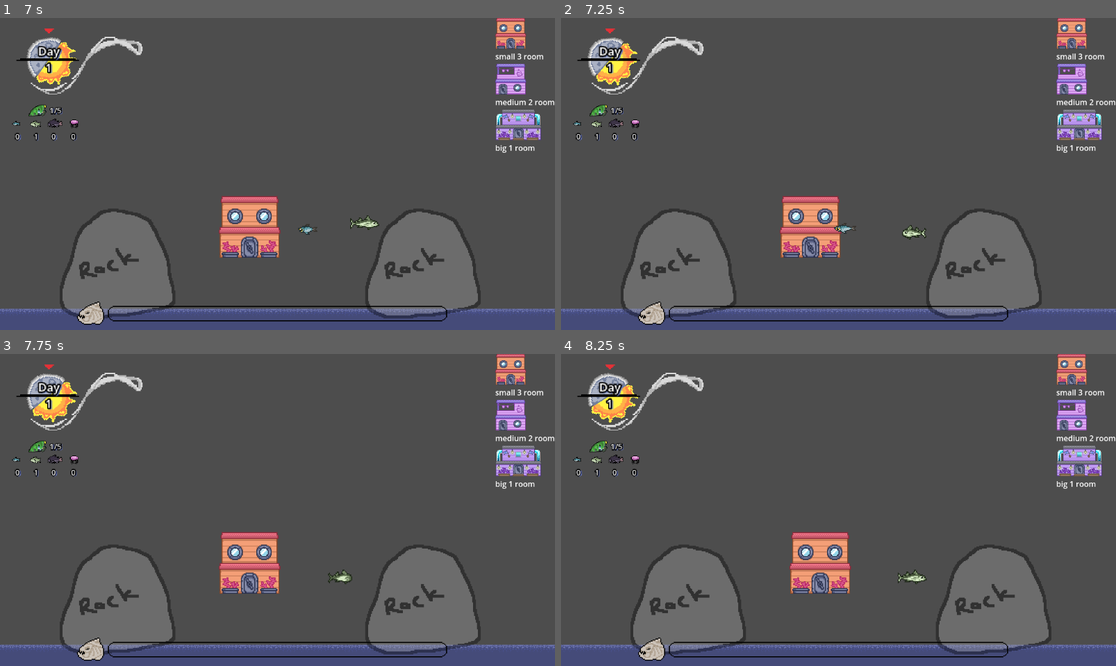
Above: before the commit, frames 1-4 (two rows, left to right).
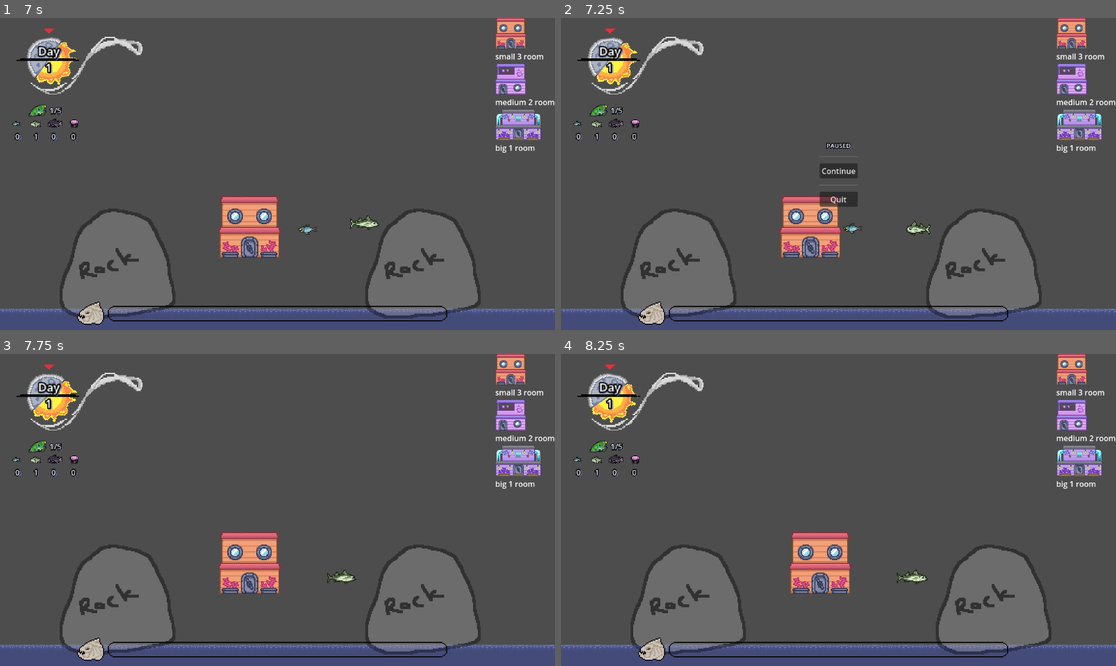
Above: after the commit, the same moments.

Repository: Glue-N-Wrench/built-for-scales
Game: Godot game, scene res://PlayableScenes/MainMenu.tscn
Two runs of this game, one before a commit and one after it. Both use one fixed random seed, a clock stepped at 60 frames per second and the inputs below. The engine's default icon, where the game draws it, is replaced by a stand-in: a white triangle on a blue panel in a dark square.
Inputs (mouse positions are in pixels of both pictures, inside the frame that each line leads up to):
- Up to frame 1 (7 s): click "Start" at 0.5 s; click (527, 33) at 1.27 s; click (527, 33) at 2.02 s; click (527, 33) at 2.77 s; move the mouse to (116, 276) at 3.52 s; tap one key every 0.75 s from 3.6 s: S (camera_down) A (camera_left) D (camera_right) W (camera_up) S (camera_down); click (116, 276) at 3.67 s; move the mouse to (421, 267) at 4.27 s; click (421, 267) at 4.42 s; click (421, 267) at 5.17 s; move the mouse to (249, 236) at 5.77 s; click (249, 236) at 5.92 s; move the mouse to (249, 236) at 6.52 s; click (249, 236) at 6.67 s
- Up to frame 2 (7.25 s): tap Escape (menu_pause, bound only after the commit) at 7.15 s
- Up to frame 3 (7.75 s): click (277, 506) at 7.25 s, where only the run after the commit has a clickable "Continue"
- Up to frame 4 (8.25 s): move the mouse to (672, 463) at 8.02 s; tap A (camera_left) at 8.1 s; click (672, 463) at 8.17 s

Frame 1 is identical in both runs. In frame 2, 1.1% of the frame differs, in the area x 4-67%, y 6-72%; in frame 3, 0.3%; in frame 4, 0.3%.

Commit message:
made pause menu

Diff:
--- a/PlayableScenes/MainLevel.tscn
+++ b/PlayableScenes/MainLevel.tscn
@@ -1,10 +1,12 @@
-[gd_scene load_steps=7 format=3 uid="uid://6ae31m7rrcxr"]
+[gd_scene load_steps=9 format=3 uid="uid://6ae31m7rrcxr"]
 
 [ext_resource type="Script" path="res://MainCamera.gd" id="2_i6qqw"]
 [ext_resource type="PackedScene" uid="uid://ccv23synovtw6" path="res://Objects/Houses/Junk/rock.tscn" id="3_1jkw4"]
 [ext_resource type="LabelSettings" uid="uid://bijjr3jl61de4" path="res://UI/MainMenu/home_label_settings.tres" id="3_5jy7u"]
 [ext_resource type="Script" path="res://UI/BuldingMenu/PlacementController.gd" id="3_c281c"]
 [ext_resource type="PackedScene" uid="uid://b0krhlmapyjp3" path="res://UI/statsUI/mainUI.tscn" id="3_ev5cs"]
+[ext_resource type="Script" path="res://UI/PauseMenu.gd" id="4_y5t4b"]
+[ext_resource type="LabelSettings" uid="uid://caqxmmeh7x3jl" path="res://UI/mainUILabelSettings.tres" id="5_3oc2o"]
 [ext_resource type="Texture2D" uid="uid://dxm7ow53fscsb" path="res://assets/floor_loop.png" id="5_eimxi"]
 
 [node name="MainLevel" type="Node2D"]
@@ -16,6 +18,7 @@
 [node name="MainUI" parent="Camera2D" instance=ExtResource("3_ev5cs")]
 
 [node name="GameOverScreen" type="CanvasLayer" parent="Camera2D"]
+process_mode = 3
 visible = false
 
 [node name="Label" type="Label" parent="Camera2D/GameOverScreen"]
@@ -26,6 +29,67 @@
 grow_vertical = 2
 text = "Game Over"
 label_settings = ExtResource("3_5jy7u")
+horizontal_alignment = 1
+vertical_alignment = 1
+
+[node name="PauseMenu" type="CanvasLayer" parent="Camera2D"]
+process_mode = 3
+visible = false
+script = ExtResource("4_y5t4b")
+
+[node name="VBoxContainer" type="VBoxContainer" parent="Camera2D/PauseMenu"]
+anchors_preset = 8
+anchor_left = 0.5
+anchor_top = 0.5
+anchor_right = 0.5
+anchor_bottom = 0.5
+offset_left = -25.5
+offset_top = -20.0
+offset_right = 25.5
+offset_bottom = 20.0
+grow_horizontal = 2
+grow_vertical = 2
+
+[node name="Label" type="Label" parent="Camera2D/PauseMenu/VBoxContainer"]
+layout_mode = 2
+text = "PAUSED"
+label_settings = ExtResource("5_3oc2o")
+horizontal_alignment = 1
+vertical_alignment = 1
+
+[node name="HSeparator" type="HSeparator" parent="Camera2D/PauseMenu/VBoxContainer"]
+custom_minimum_size = Vector2(0, 20)
+layout_mode = 2
+
+[node name="ContinueBtn" type="Button" parent="Camera2D/PauseMenu/VBoxContainer"]
+layout_mode = 2
+text = "Continue"
+
+[node name="HSeparator2" type="HSeparator" parent="Camera2D/PauseMenu/VBoxContainer"]
+custom_minimum_size = Vector2(0, 20)
+layout_mode = 2
+
+[node name="QuitBtn" type="Button" parent="Camera2D/PauseMenu/VBoxContainer"]
+layout_mode = 2
+text = "Quit"
+
+[node name="QuitWindow" type="AcceptDialog" parent="Camera2D/PauseMenu/VBoxContainer/QuitBtn"]
+title = "Quit?"
+initial_position = 2
+size = Vector2i(300, 106)
+
+[node name="Label" type="Label" parent="Camera2D/PauseMenu/VBoxContainer/QuitBtn/QuitWindow"]
+anchors_preset = 15
+anchor_right = 1.0
+anchor_bottom = 1.0
+offset_left = 8.0
+offset_top = 8.0
+offset_right = -8.0
+offset_bottom = -49.0
+grow_horizontal = 2
+grow_vertical = 2
+text = "Progress is not saved
+and will be lost"
 horizontal_alignment = 1
 vertical_alignment = 1
 
@@ -48,3 +112,7 @@
 texture = ExtResource("5_eimxi")
 region_enabled = true
 region_rect = Rect2(0, 0, 2000, 100)
+
+[connection signal="pressed" from="Camera2D/PauseMenu/VBoxContainer/ContinueBtn" to="Camera2D/PauseMenu" method="_on_continue_btn_pressed"]
+[connection signal="pressed" from="Camera2D/PauseMenu/VBoxContainer/QuitBtn" to="Camera2D/PauseMenu" method="_on_quit_btn_pressed"]
+[connection signal="confirmed" from="Camera2D/PauseMenu/VBoxContainer/QuitBtn/QuitWindow" to="Camera2D/PauseMenu" method="_on_quit_window_confirmed"]
--- /dev/null
+++ b/UI/PauseMenu.gd
@@ -0,0 +1,20 @@
+extends CanvasLayer
+
+func _input(event):
+	if (event.is_echo() || !event.is_pressed()):
+		return
+	# == handle pause toggle ==
+	if Input.is_action_just_pressed("menu_pause"):
+		print("mainUI> pause toggle")
+		visible = !get_tree().paused
+		get_tree().paused = !get_tree().paused
+
+func _on_continue_btn_pressed():
+	get_tree().paused = false
+	visible=false
+
+func _on_quit_btn_pressed():
+	$VBoxContainer/QuitBtn/QuitWindow.show()
+
+func _on_quit_window_confirmed():
+	get_tree().quit()
--- /dev/null
+++ b/UI/pause_menu.tscn
@@ -0,0 +1,69 @@
+[gd_scene load_steps=3 format=3 uid="uid://lb5433s3sj1c"]
+
+[ext_resource type="Script" path="res://UI/PauseMenu.gd" id="1_kr6wj"]
+[ext_resource type="LabelSettings" uid="uid://caqxmmeh7x3jl" path="res://UI/mainUILabelSettings.tres" id="2_pgcmc"]
+
+[node name="PauseMenu" type="CanvasLayer"]
+process_mode = 3
+visible = false
+script = ExtResource("1_kr6wj")
+
+[node name="VBoxContainer" type="VBoxContainer" parent="."]
+anchors_preset = 8
+anchor_left = 0.5
+anchor_top = 0.5
+anchor_right = 0.5
+anchor_bottom = 0.5
+offset_left = -25.5
+offset_top = -20.0
+offset_right = 25.5
+offset_bottom = 20.0
+grow_horizontal = 2
+grow_vertical = 2
+
+[node name="Label" type="Label" parent="VBoxContainer"]
+layout_mode = 2
+text = "PAUSED"
+label_settings = ExtResource("2_pgcmc")
+horizontal_alignment = 1
+vertical_alignment = 1
+
+[node name="HSeparator" type="HSeparator" parent="VBoxContainer"]
+custom_minimum_size = Vector2(0, 20)
+layout_mode = 2
+
+[node name="ContinueBtn" type="Button" parent="VBoxContainer"]
+layout_mode = 2
+text = "Continue"
+
+[node name="HSeparator2" type="HSeparator" parent="VBoxContainer"]
+custom_minimum_size = Vector2(0, 20)
+layout_mode = 2
+
+[node name="QuitBtn" type="Button" parent="VBoxContainer"]
+layout_mode = 2
+text = "Quit"
+
+[node name="QuitWindow" type="AcceptDialog" parent="VBoxContainer/QuitBtn"]
+title = "Quit?"
+initial_position = 2
+size = Vector2i(300, 106)
+
+[node name="Label" type="Label" parent="VBoxContainer/QuitBtn/QuitWindow"]
+anchors_preset = 15
+anchor_right = 1.0
+anchor_bottom = 1.0
+offset_left = 8.0
+offset_top = 8.0
+offset_right = -8.0
+offset_bottom = -49.0
+grow_horizontal = 2
+grow_vertical = 2
+text = "Progress is not saved
+and will be lost"
+horizontal_alignment = 1
+vertical_alignment = 1
+
+[connection signal="pressed" from="VBoxContainer/ContinueBtn" to="." method="_on_continue_btn_pressed"]
+[connection signal="pressed" from="VBoxContainer/QuitBtn" to="." method="_on_quit_btn_pressed"]
+[connection signal="confirmed" from="VBoxContainer/QuitBtn/QuitWindow" to="." method="_on_quit_window_confirmed"]
--- a/project.godot
+++ b/project.godot
@@ -42,6 +42,11 @@
 "events": [Object(InputEventKey,"resource_local_to_scene":false,"resource_name":"","device":-1,"window_id":0,"alt_pressed":false,"shift_pressed":false,"ctrl_pressed":false,"meta_pressed":false,"pressed":false,"keycode":0,"physical_keycode":83,"key_label":0,"unicode":115,"echo":false,"script":null)
 ]
 }
+menu_pause={
+"deadzone": 0.5,
+"events": [Object(InputEventKey,"resource_local_to_scene":false,"resource_name":"","device":-1,"window_id":0,"alt_pressed":false,"shift_pressed":false,"ctrl_pressed":false,"meta_pressed":false,"pressed":false,"keycode":0,"physical_keycode":4194305,"key_label":0,"unicode":0,"echo":false,"script":null)
+]
+}
 
 [layer_names]
 
